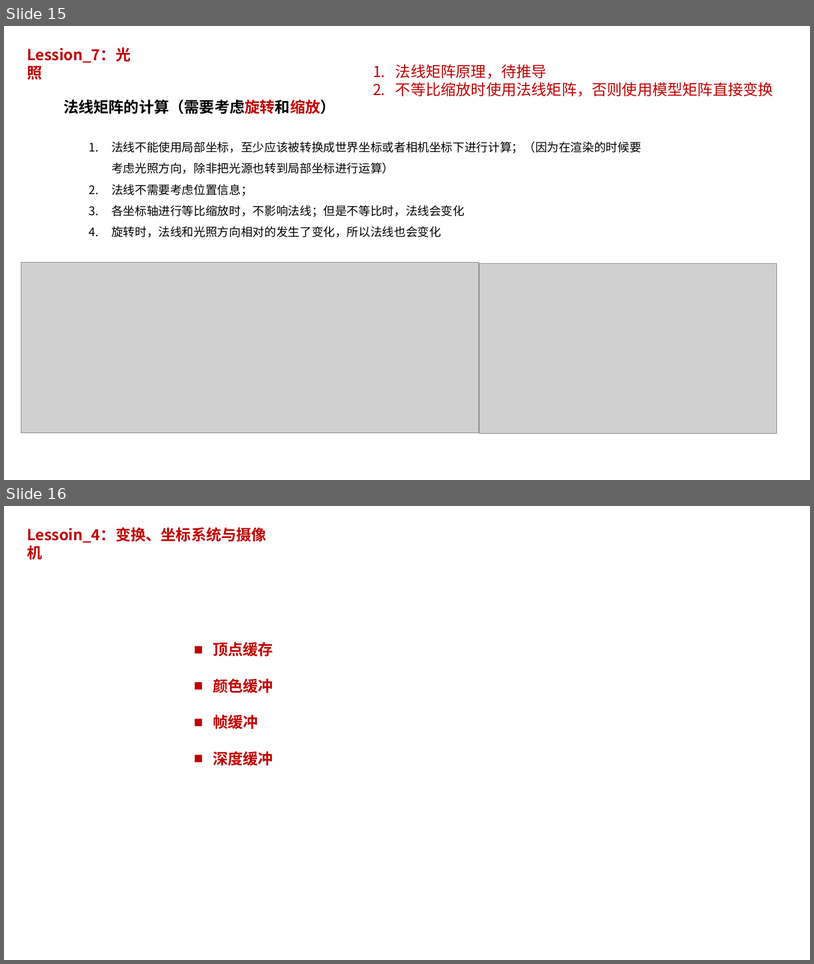
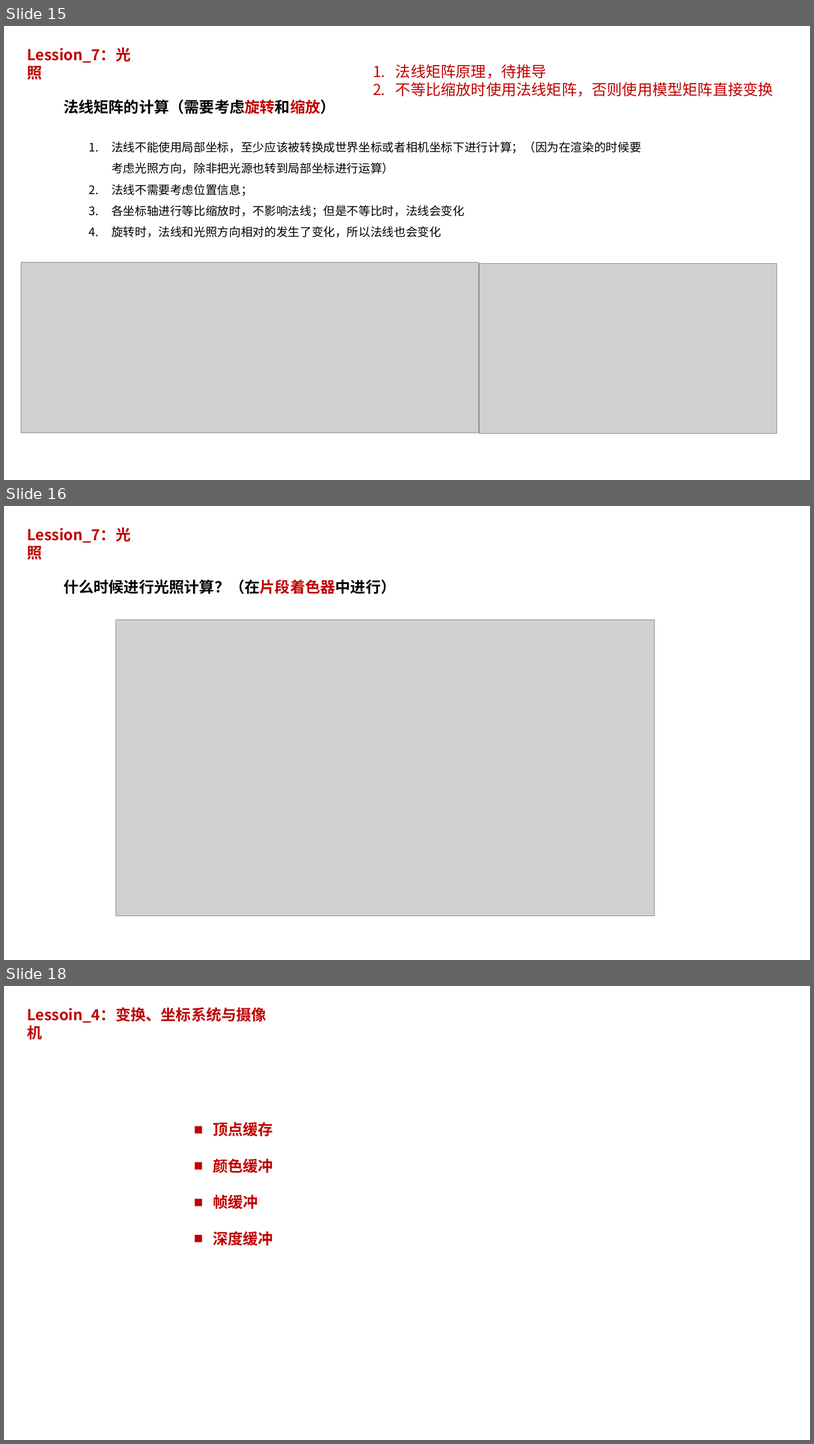
Before and after one commit to pczpcz/OpenglLearning, a slide deck: note/note.pptx. Shown one above the other, each under a label of ours: slides 15 and 16 before the commit, slides 15, 16 and 18 after it; the slides between them are not shown. The pictures are 814x964 and 814x1444 pixels, drawn with LibreOffice and Linux fonts; fonts in the diff are those of the drawing; grey boxes stand for pictures. Boxes give left, top, right and bottom in pixels: in the first picture for what was removed or moved away, otherwise in the second. Text is boxed around its words. In the diff, an @@ line names an element or a change of style, - is before the commit and + after.

Commit message:
lession_7: 光照笔记

```diff
--- a/note/note.pptx
+++ b/note/note.pptx
@@ slide 16 added at box(4, 506, 810, 960), background #FFFFFF @@
@@ text added at box(27, 527, 131, 562), 18 pt, text #C00000, bold @@
+Lession_7：光照
@@ text added at box(63, 579, 396, 594), 18 pt, text #000000, bold @@
+什么时候进行光照计算？（在片段着色器中进行）
@@ picture added at box(116, 620, 655, 916) @@
@@ what was slide 16 is now slide 18 @@
```
Also in this commit, not shown: 1 slide changed, 2 other slides added.
